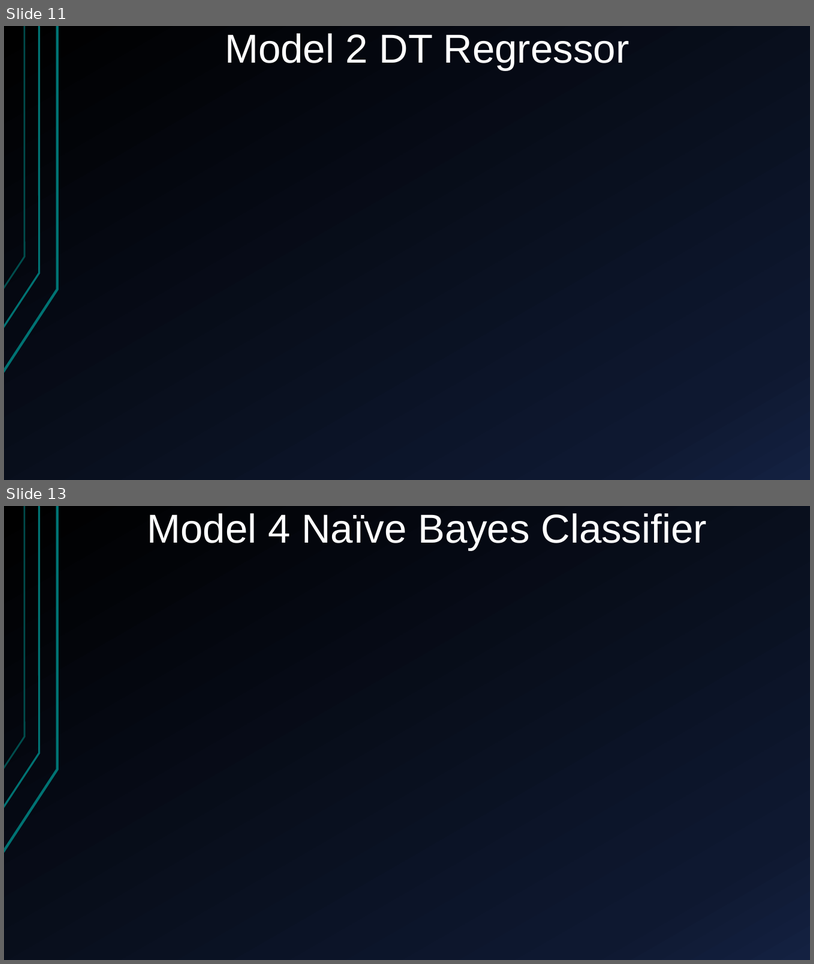
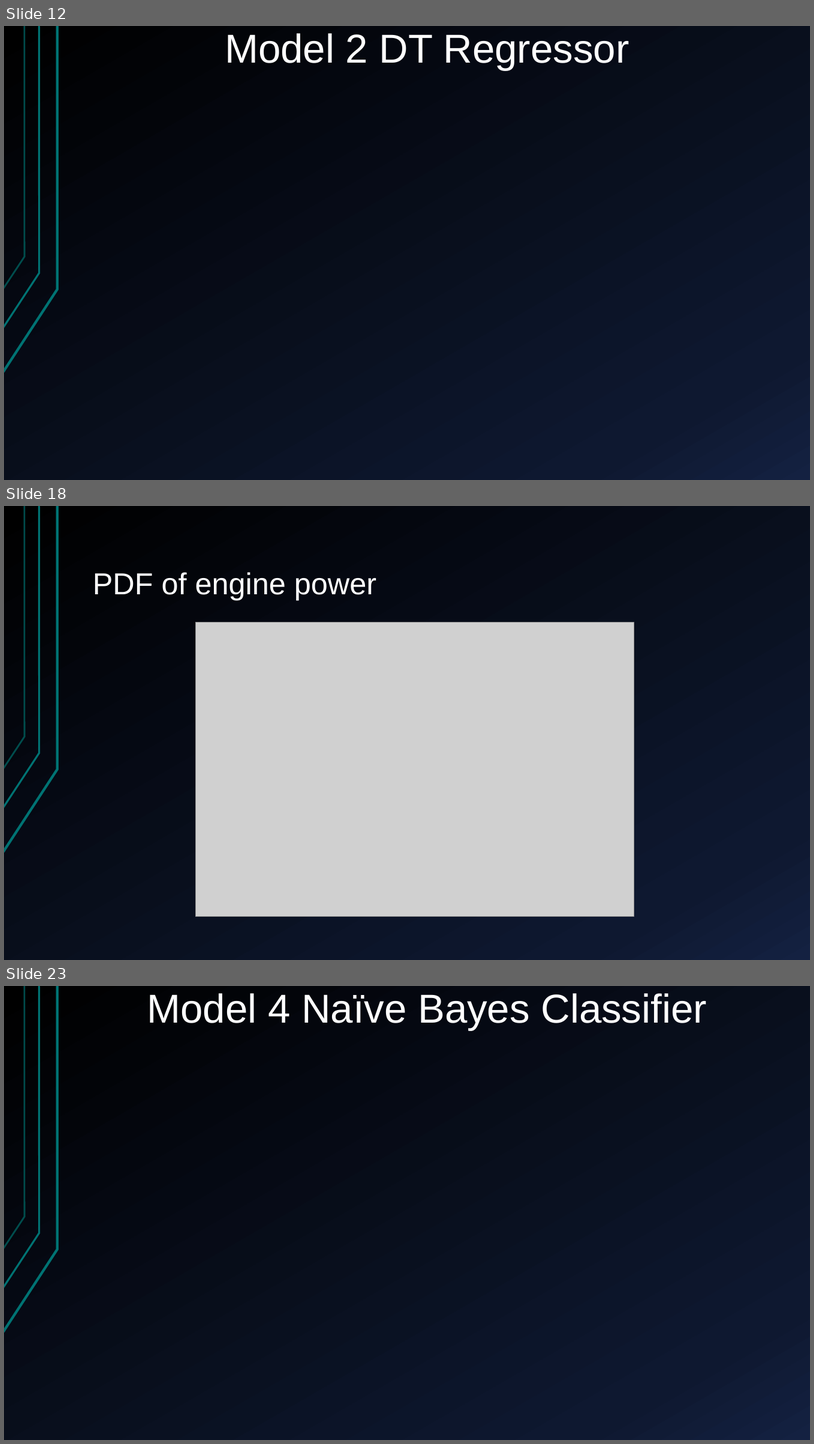
Before and after one commit to Alfons0329/Machine_Learning_Fall_2017, a slide deck: Final_proj/Presentation.pptx. Shown one above the other, each under a label of ours: slides 11 and 13 before the commit, slides 12, 18 and 23 after it; the slides between them are not shown. The pictures are 814x964 and 814x1444 pixels, drawn with LibreOffice and Linux fonts; fonts in the diff are those of the drawing; grey boxes stand for pictures. Boxes give left, top, right and bottom in pixels: in the first picture for what was removed or moved away, otherwise in the second. Text is boxed around its words. In the diff, an @@ line names an element or a change of style, - is before the commit and + after.

```diff
--- a/Final_proj/Presentation.pptx
+++ b/Final_proj/Presentation.pptx
@@ slide 18 added at <box>4,506,810,960</box>, background gradient #000000 to #0F1931 to #142242; not listed: 3 template elements that a slide beside it also shows @@
@@ title added at <box>93,572,377,600</box>, 36 pt, text #FFFFFF @@
+PDF of engine power
@@ picture added at <box>195,622,634,917</box> @@
@@ what was slide 11 is now slide 12 @@
@@ what was slide 13 is now slide 23 @@
```
Also in this commit, not shown: 3 slides changed, 9 other slides added.
